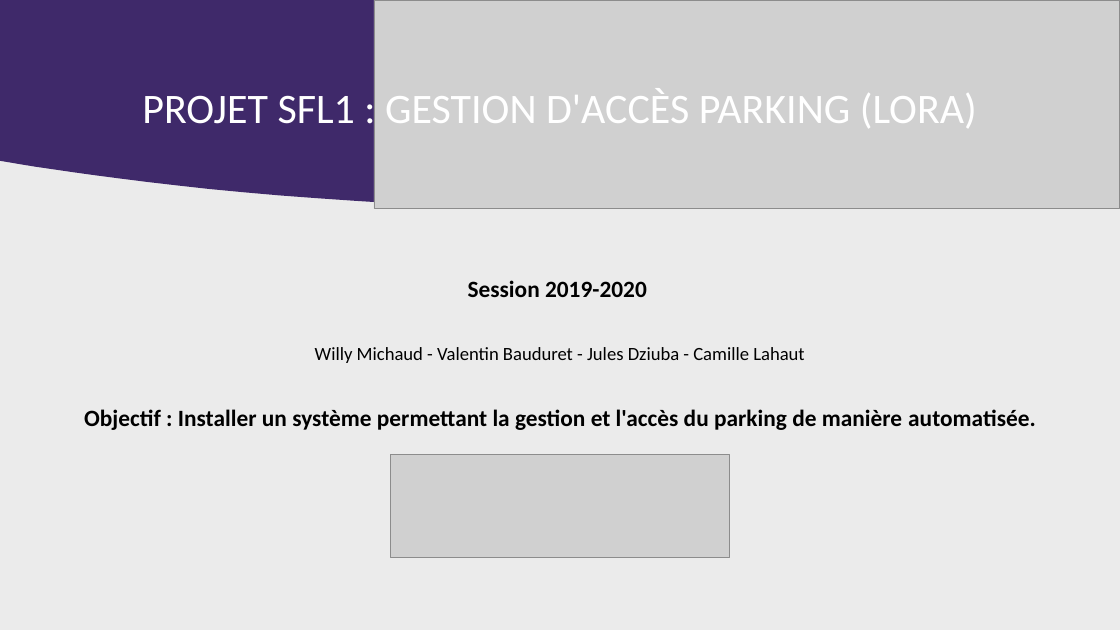
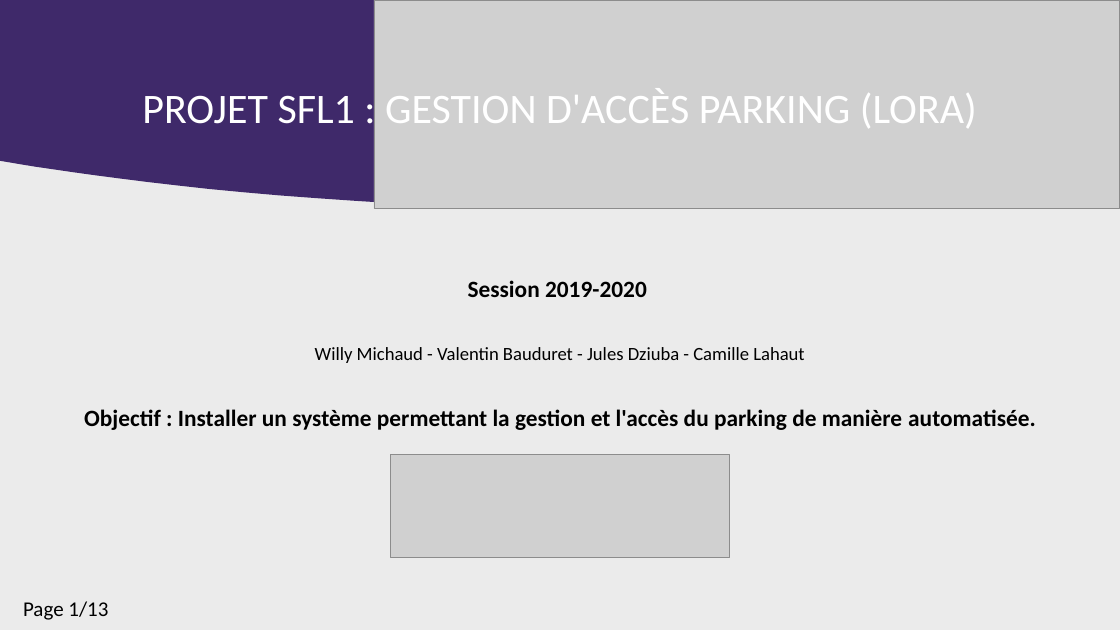
Before and after one commit to camillelahaut/SFL1-Parking-, a slide deck: slide 1 of Commun/Membres/Willy/Présentation revu de projet 1.pptx. Drawn at 1120x630 pixels with LibreOffice and Linux fonts; fonts in the diff are those of the drawing; grey boxes stand for pictures; background and template pictures are left out. Boxes give left, top, right and bottom in pixels: in the first picture for what was removed or moved away, otherwise in the second. Text is boxed around its words. In the diff, an @@ line names an element or a change of style, - is before the commit and + after.

```diff
--- a/Commun/Membres/Willy/Présentation revu de projet 1.pptx
+++ b/Commun/Membres/Willy/Présentation revu de projet 1.pptx
@@ text added at bbox=[23, 601, 108, 620], 18 pt, text #000000 @@
+Page 1/13
```
Also in this commit, not shown: 10 other slides changed, 3 slides added, 2 slides removed.
